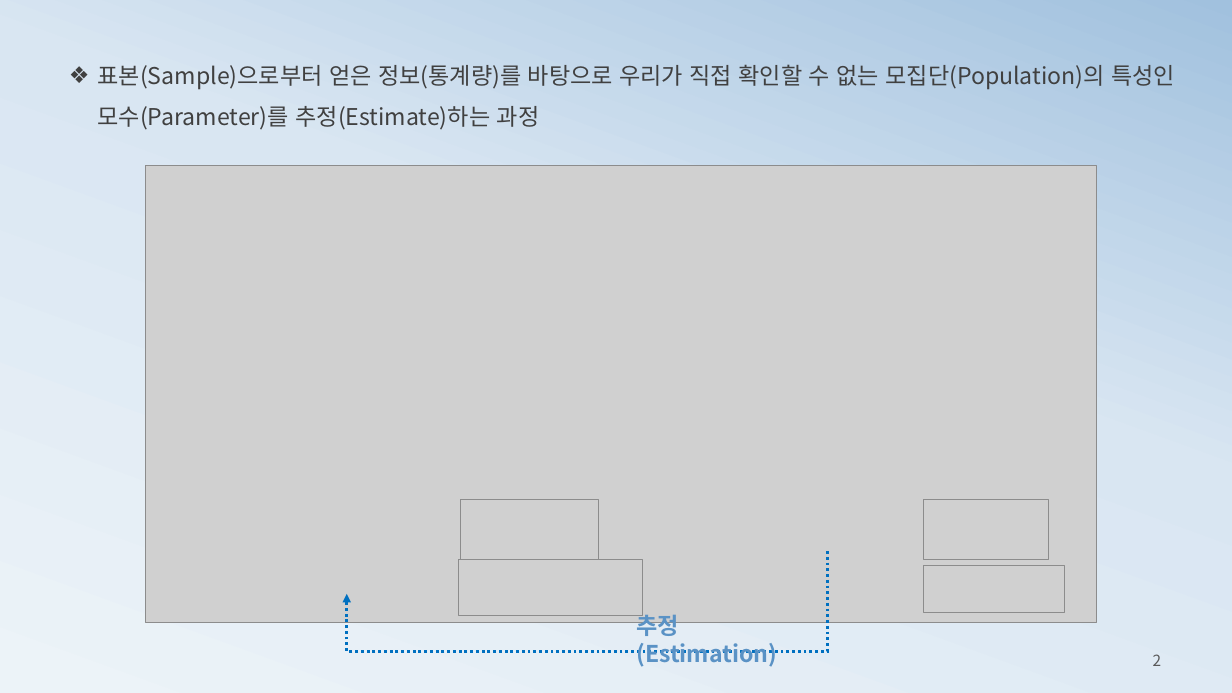
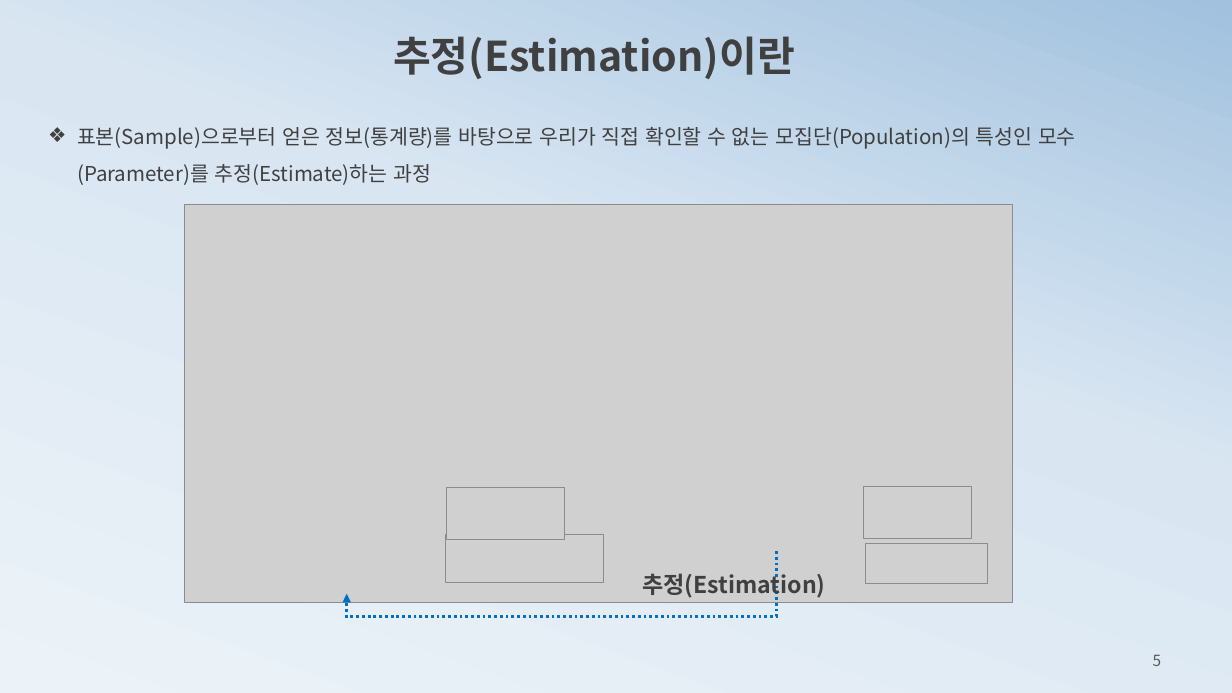
Before and after one commit to ancestor9/mathematics-for-machine-learning, a slide deck: slide 5 of 4_Estimation.pptx (slide 2 before the commit). Drawn at 1232x693 pixels with LibreOffice and Linux fonts; fonts in the diff are those of the drawing; grey boxes stand for pictures. Boxes give left, top, right and bottom in pixels: in the first picture for what was removed or moved away, otherwise in the second. Text is boxed around its words. In the diff, an @@ line names an element or a change of style, - is before the commit and + after.

```diff
--- a/4_Estimation.pptx
+++ b/4_Estimation.pptx
@@ text added at (x1=393, y1=36, x2=795, y2=79), 32 pt, text #404040, bold @@
+추정(Estimation)이란
@@ text "표본(Sample)으로부터 얻은 정보(통계량)를 바탕으로 우리가 ..." moved from (x1=98, y1=64, x2=1175, y2=130) to (x1=77, y1=127, x2=1076, y2=185) @@
@@ text "표본(Sample)으로부터 얻은 정보(통계량)를 바탕으로 우리가 ..." at (x1=77, y1=127, x2=1076, y2=185): size 18 to 16 pt @@
@@ picture resized from (x1=145, y1=165, x2=1096, y2=623) to (x1=185, y1=205, x2=1012, y2=604) @@
@@ picture resized from (x1=461, y1=499, x2=599, y2=559) to (x1=446, y1=488, x2=565, y2=540) @@
@@ picture resized from (x1=923, y1=499, x2=1049, y2=559) to (x1=864, y1=487, x2=972, y2=539) @@
@@ picture resized from (x1=458, y1=560, x2=642, y2=616) to (x1=445, y1=535, x2=604, y2=583) @@
@@ elbow arrow moved from (827, 552) - (347, 594) to (776, 552) - (347, 594) @@
@@ text "추정(Estimation)" moved from (x1=636, y1=611, x2=777, y2=667) to (x1=642, y1=569, x2=825, y2=598) @@
@@ text "추정(Estimation)" at (x1=642, y1=569, x2=825, y2=598): text colour #5A92C5 to #404040 @@
@@ picture resized from (x1=923, y1=566, x2=1065, y2=613) to (x1=866, y1=543, x2=987, y2=584) @@
@@ page number at (x1=1153, y1=654, x2=1162, y2=666): text changed @@
-2
+5
```
Also in this commit, not shown: 8 other slides changed, 11 slides added, 7 slides removed.
